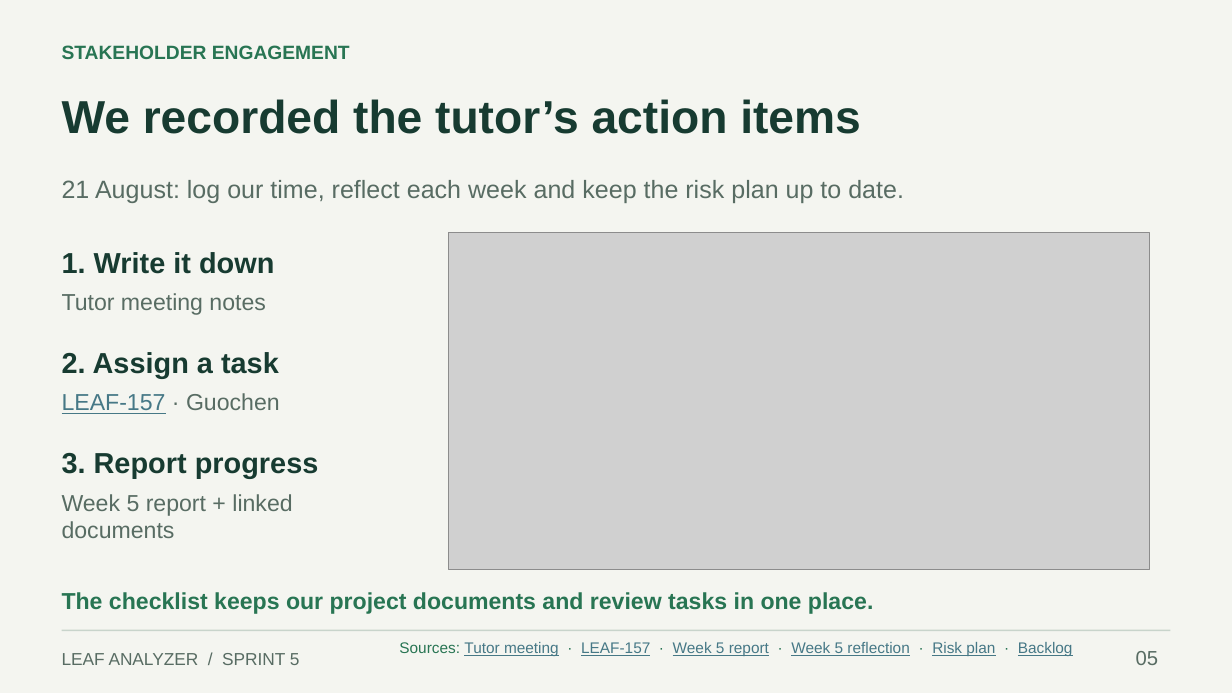
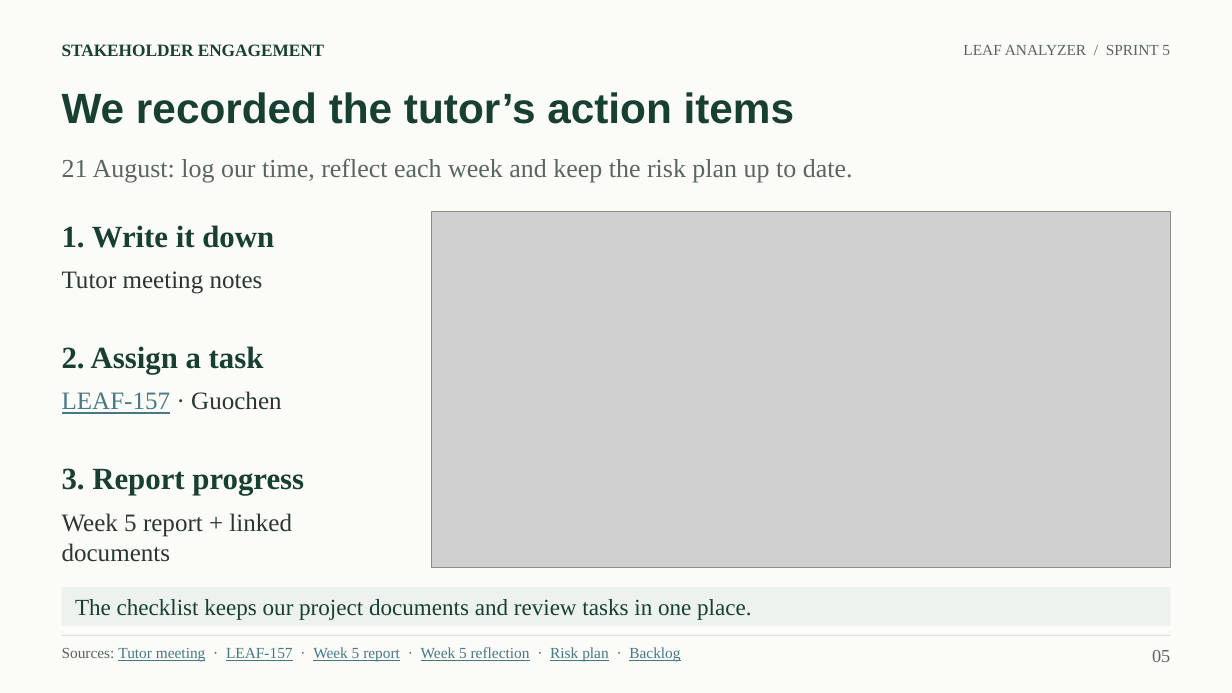
Before and after one commit to Techlauncher-LeafAnalyzer/Hyperspectral-Image-Inspector, a slide deck: slide 5 of docs/presentations/Sprint-5-Review.pptx. Drawn at 1232x693 pixels with LibreOffice and Linux fonts; fonts in the diff are those of the drawing; grey boxes stand for pictures. Boxes give left, top, right and bottom in pixels: in the first picture for what was removed or moved away, otherwise in the second. Text is boxed around its words. In the diff, an @@ line names an element or a change of style, - is before the commit and + after.

Commit message:
docs: polish sprint review typography and layouts

```diff
--- a/docs/presentations/Sprint-5-Review.pptx
+++ b/docs/presentations/Sprint-5-Review.pptx
@@ background #F4F5F0 to #FBFBF8 @@
@@ text "STAKEHOLDER ENGAGEMENT" at <box>62,44,324,56</box>: size 15 to 13.5 pt, font Arial to Times New Roman, text colour #287553 to #173F32 @@
@@ text "LEAF ANALYZER / SPRINT 5": place and size @@
-text "LEAF ANALYZER / SPRINT 5" at <box>62,653,300,665</box>
+text "LEAF ANALYZER / SPRINT 5" at <box>963,45,1170,55</box>
@@ text "LEAF ANALYZER / SPRINT 5" at <box>963,45,1170,55</box>: size 13.5 to 12 pt, font Arial to Times New Roman, text colour #586C63 to #59665F; alignment left to right @@
@@ text "We recorded the tutor’s action ...": place and size @@
-text "We recorded the tutor’s action ..." at <box>62,99,861,134</box>
+text "We recorded the tutor’s action ..." at <box>62,92,795,124</box>
@@ text "We recorded the tutor’s action ..." at <box>62,92,795,124</box>: size 36 to 33 pt, text colour #173B31 to #173F32 @@
@@ text "21 August: log our time, ...": place and size @@
-text "21 August: log our time, ..." at <box>62,180,904,203</box>
+text "21 August: log our time, ..." at <box>62,159,853,183</box>
@@ text "21 August: log our time, ..." at <box>62,159,853,183</box>: size 19.5 to 20.2 pt, font Arial to Times New Roman, text colour #586C63 to #59665F @@
@@ size 22.5 to 24 pt, font Arial to Times New Roman, text colour #173B31 to #173F32 in 3 elements at <box>62,346,264,374</box>, <box>62,468,304,495</box>, <box>62,225,274,248</box> @@
@@ text "1. Write it down": place and size @@
-text "1. Write it down" at <box>62,252,274,274</box>
+text "1. Write it down" at <box>62,225,274,248</box>
@@ picture: place and size @@
-picture at <box>448,233,1149,570</box>
+picture at <box>432,212,1171,567</box>
@@ text "Tutor meeting notes" at <box>62,271,263,294</box>: size 18 to 19.5 pt, font Arial to Times New Roman, text colour #586C63 to #293730 @@
@@ text "Tutor meeting notes": place and size @@
-text "Tutor meeting notes" at <box>62,293,266,315</box>
+text "Tutor meeting notes" at <box>62,271,263,294</box>
@@ text "LEAF-157 · Guochen" at <box>62,391,281,414</box>: size 18 to 19.5 pt, font Arial to Times New Roman; text colour #586C63 to #293730 in "· Guochen" @@
@@ text "3. Report progress": place and size @@
-text "3. Report progress" at <box>62,453,319,478</box>
+text "3. Report progress" at <box>62,468,304,495</box>
@@ text "Week 5 report + linked ...": place and size @@
-text "Week 5 report + linked ..." at <box>62,494,292,538</box>
+text "Week 5 report + linked ..." at <box>62,513,292,562</box>
@@ text "Week 5 report + linked ..." at <box>62,513,292,562</box>: size 18 to 19.5 pt, font Arial to Times New Roman, text colour #586C63 to #293730 @@
@@ rectangle "The checklist keeps our project ...": place and size @@
-rectangle "The checklist keeps our project ..." at <box>62,592,873,614</box>
+rectangle "The checklist keeps our project ..." at <box>62,587,1171,626</box>
@@ rectangle "The checklist keeps our project ..." at <box>62,587,1171,626</box>: font Arial to Times New Roman, text colour #287553 to #173F32, bold off; vertical alignment top to middle; fill none to #EDF2EE @@
@@ text "Sources: Tutor meeting · LEAF-157 ...": place and size @@
-text "Sources: Tutor meeting · LEAF-157 ..." at <box>399,642,1073,656</box>
+text "Sources: Tutor meeting · LEAF-157 ..." at <box>62,647,680,662</box>
@@ text "Sources: Tutor meeting · LEAF-157 ..." at <box>62,647,680,662</box>: font Arial to Times New Roman; text colour #287553 to #59665F in "Sources: · · · · ·"; line spacing 1.08 to 1 @@
@@ line moved from (62, 630) - (1171, 630) to (62, 636) - (1171, 636) @@
@@ line (62, 636) - (1171, 636): stroke #C8D4CB 1.13 pt to #CCD5CF 0.75 pt @@
@@ text "05" at <box>1152,650,1170,662</box>: size 15.8 to 14.2 pt, font Arial to Times New Roman, text colour #586C63 to #59665F; alignment left to right @@
```
Also in this commit, not shown: 13 other slides changed.
